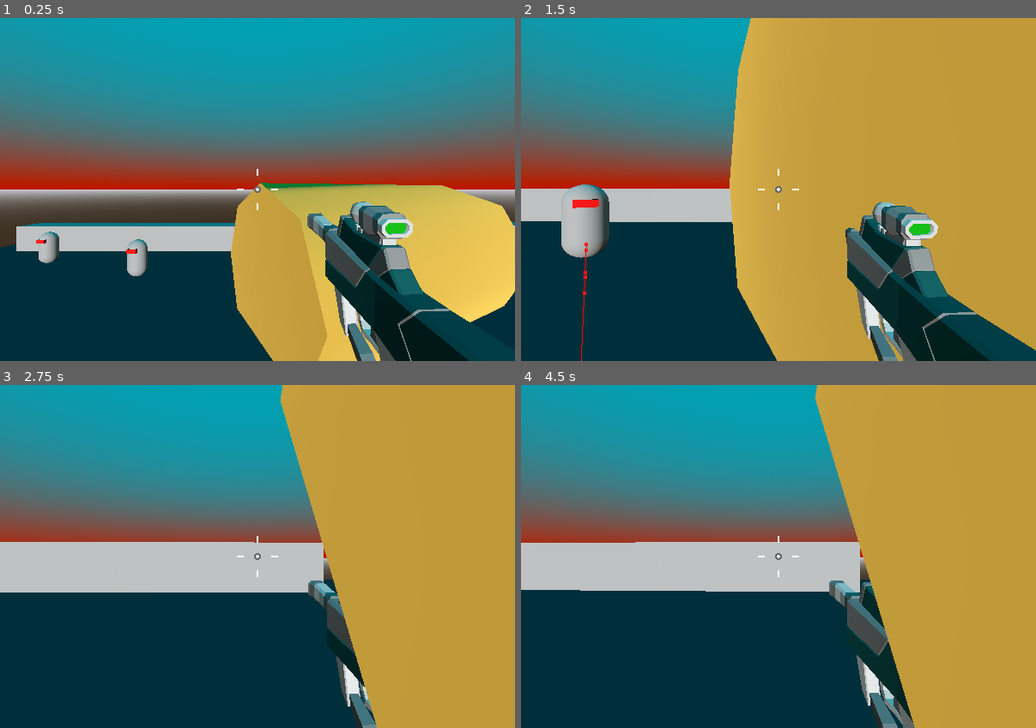
Above: before the commit, frames 1-4 (two rows, left to right).
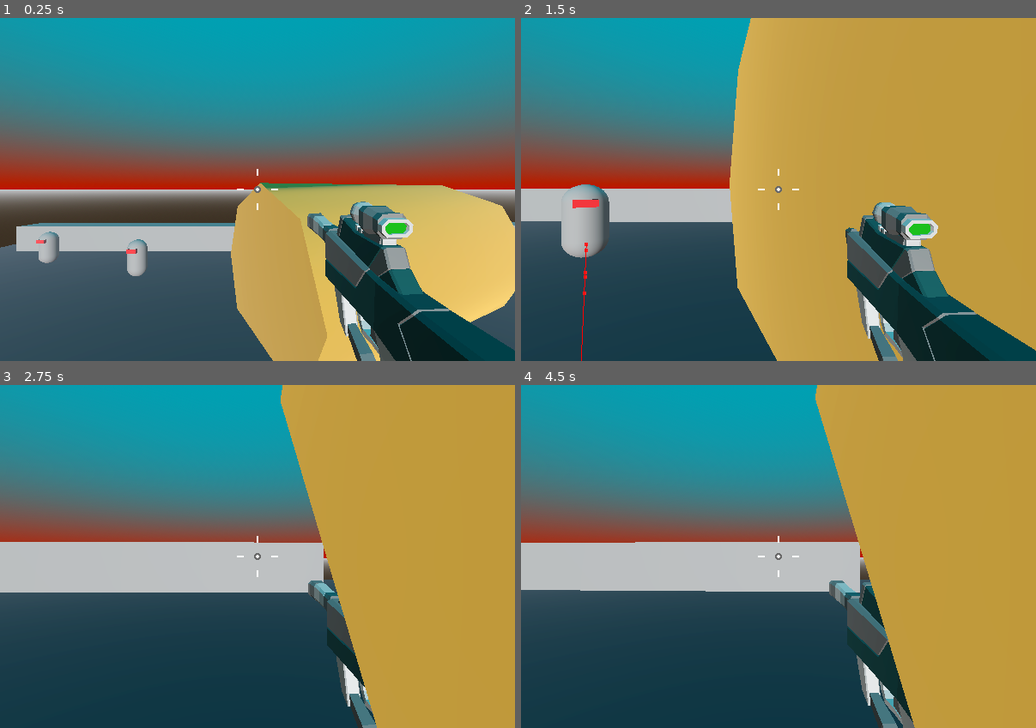
Above: after the commit, the same moments.

Repository: tiagoskaterock/robo-rampage-3d
Game: Godot game, scene res://Levels/Sandbox.tscn
Two runs of this game, one before a commit and one after it. Both use one fixed random seed, a clock stepped at 60 frames per second and the inputs below.
Inputs (mouse positions are in pixels of both pictures, inside the frame that each line leads up to):
- Up to frame 1 (0.25 s): no input
- Up to frame 2 (1.5 s): move the mouse to (804, 189) at 0.52 s; press the mouse at (804, 189) at 0.53 s; hold Keypad 5 (up) from 0.53 s (still down); tap Keypad 0 (jump) at 0.77 s; move the mouse to (752, 189) at 1.27 s; release the mouse at (752, 189) at 1.28 s; click (752, 189) at 1.35 s
- Up to frame 3 (2.75 s): keep holding Keypad 5 (up); tap Keypad 0 (jump) at 1.52 s; move the mouse to (267, 549) at 2.02 s; press the mouse at (267, 549) at 2.03 s
- Up to frame 4 (4.5 s): keep holding Keypad 5 (up); move the mouse to (773, 563) at 2.77 s; release the mouse at (773, 563) at 2.78 s; click (773, 563) at 2.85 s; tap Keypad 0 (jump) at 3.02, 3.77 s; tap Enter at 3.5 s; move the mouse to (819, 559) at 3.52 s; press the mouse at (819, 559) at 3.53 s; move the mouse to (737, 553) at 4.27 s; release the mouse at (737, 553) at 4.28 s; click (737, 553) at 4.35 s

The runs differ from the first frame. In frame 1, 16% of the frame differs, in the area x 0-100%, y 48-100%; in frame 2, 13%; in frame 3, 9.7%; in frame 4, 9.8%.

Commit message:
79. Dealing Damage -> challenge

Diff:
--- a/Levels/Sandbox.tscn
+++ b/Levels/Sandbox.tscn
@@ -20,7 +20,7 @@
 sky = SubResource("Sky_decom")
 tonemap_mode = 2
 glow_enabled = true
-fog_density = 0.1
+fog_enabled = true
 
 [sub_resource type="NavigationMesh" id="NavigationMesh_yigfx"]
 vertices = PackedVector3Array(-31.5004, 1.6701, -27.75, -30.0004, 1.6701, -27.75, -29.7504, 1.6701, -29.5, -31.5004, 1. …(14685 unchanged characters)…
--- a/project.godot
+++ b/project.godot
@@ -19,6 +19,7 @@
 
 window/size/viewport_width=600
 window/size/viewport_height=400
+window/size/mode=2
 
 [input]
 
